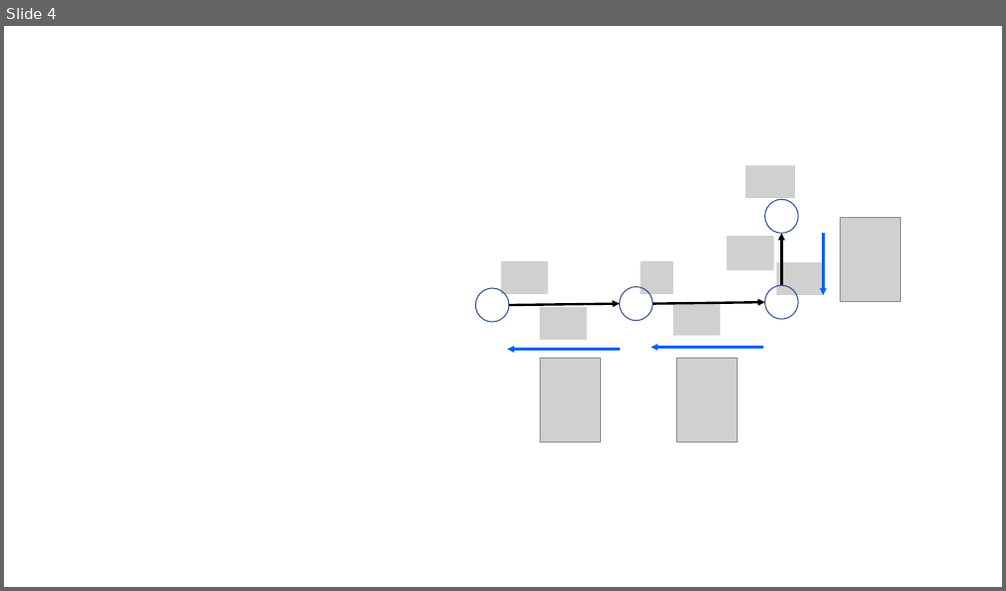
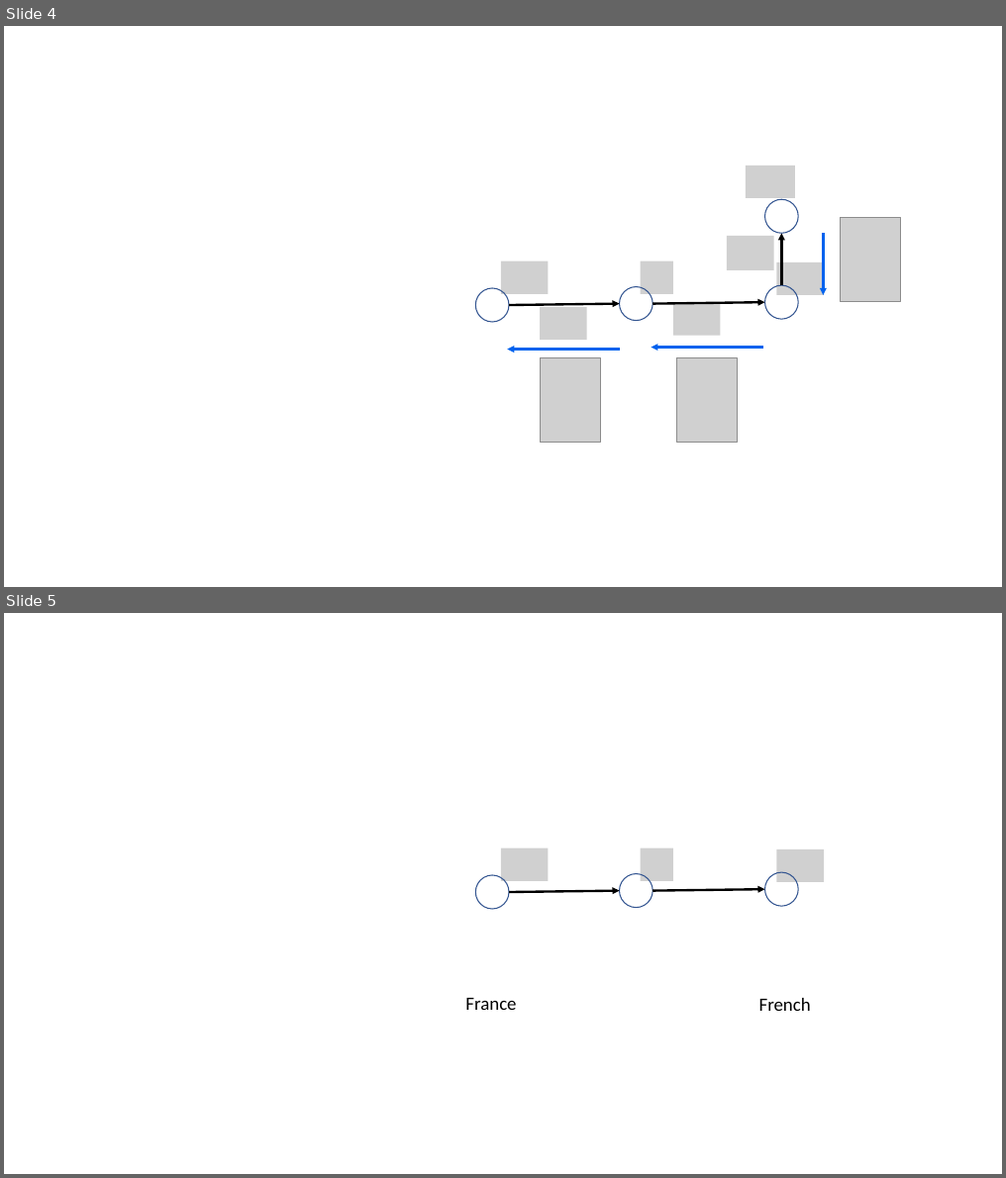
Before and after one commit to tulane-cmps6730/main, a slide deck: lec/sequence/figs/snow_unrolled.pptx. Shown one above the other, each under a label of ours: slide 4 before the commit, slides 4 and 5 after it. The pictures are 1006x591 and 1006x1178 pixels, drawn with LibreOffice and Linux fonts; fonts in the diff are those of the drawing; grey boxes stand for pictures. Boxes give left, top, right and bottom in pixels: in the first picture for what was removed or moved away, otherwise in the second. Text is boxed around its words. In the diff, an @@ line names an element or a change of style, - is before the commit and + after.

```diff
--- a/lec/sequence/figs/snow_unrolled.pptx
+++ b/lec/sequence/figs/snow_unrolled.pptx
@@ slide 5 added at (4,613,1002,1174), background #FFFFFF @@
@@ picture added at (501,848,548,881) @@
@@ picture added at (641,848,673,881) @@
@@ picture added at (776,850,824,882) @@
@@ ellipse added at (475,875,509,909), outline #325491 1 pt @@
@@ ellipse added at (620,874,653,908), outline #325491 1 pt @@
@@ ellipse added at (765,872,799,906), outline #325491 1 pt @@
@@ arrow added from (509, 892) to (620, 891), #000000 2.25 pt @@
@@ arrow added from (653, 891) to (765, 889), #000000 2.25 pt @@
@@ text added at (465,998,516,1010), 18 pt, text #000000 @@
+France
@@ text added at (759,998,811,1011), 18 pt, text #000000 @@
+French
```
Also in this commit, not shown: 5 other slides added, 7 other files.
